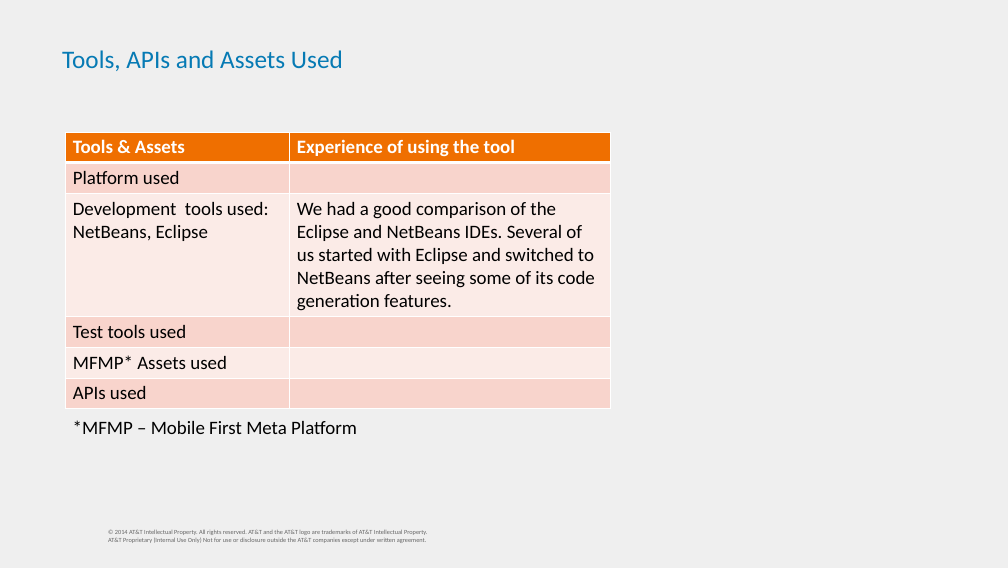
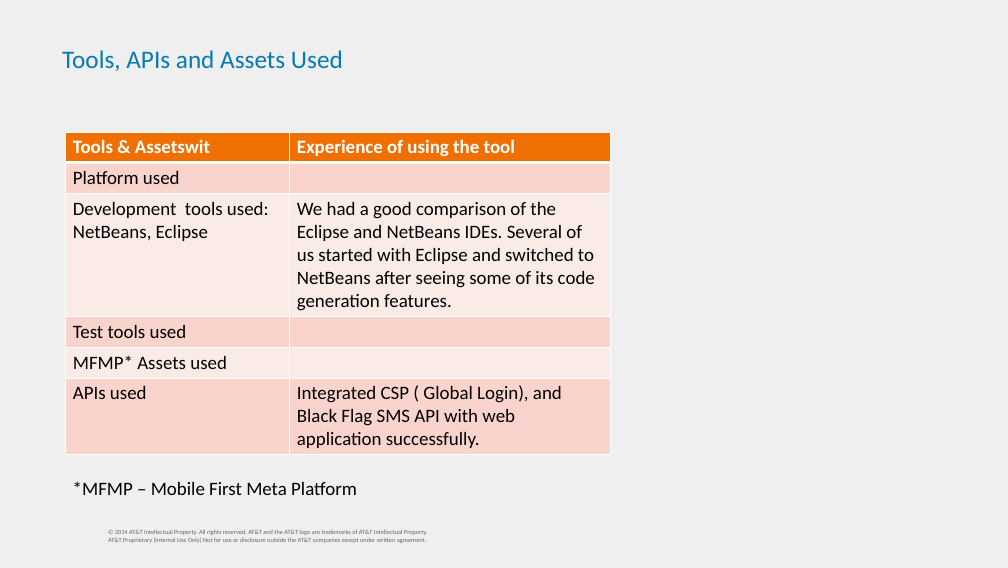
Before and after one commit to km4657/BraveHackers2014, a slide deck: slide 8 of shortener/BraveHackers/web/presentation/Mobilithon_Final_Presentation_Bravehackers.pptx. Drawn at 1008x568 pixels with LibreOffice and Linux fonts; fonts in the diff are those of the drawing; background and template pictures are left out. Boxes give left, top, right and bottom in pixels: in the first picture for what was removed or moved away, otherwise in the second. Text is boxed around its words. In the diff, an @@ line names an element or a change of style, - is before the commit and + after.

```diff
--- a/shortener/BraveHackers/web/presentation/Mobilithon_Final_Presentation_Bravehackers.pptx
+++ b/shortener/BraveHackers/web/presentation/Mobilithon_Final_Presentation_Bravehackers.pptx
@@ table at (65, 132, 611, 452) @@
-row 1, column 1: Tools & Assets
+row 1, column 1: Tools & Assetswit
-row 6, column 2: 
+row 6, column 2: Integrated CSP ( Global Login), and Black Flag SMS API with web application successfully.
@@ text "*MFMP – Mobile First Meta ...": place and size @@
-text "*MFMP – Mobile First Meta ..." at (73, 420, 357, 434)
+text "*MFMP – Mobile First Meta ..." at (73, 481, 357, 495)
```
Also in this commit, not shown: 1 other slide changed.
